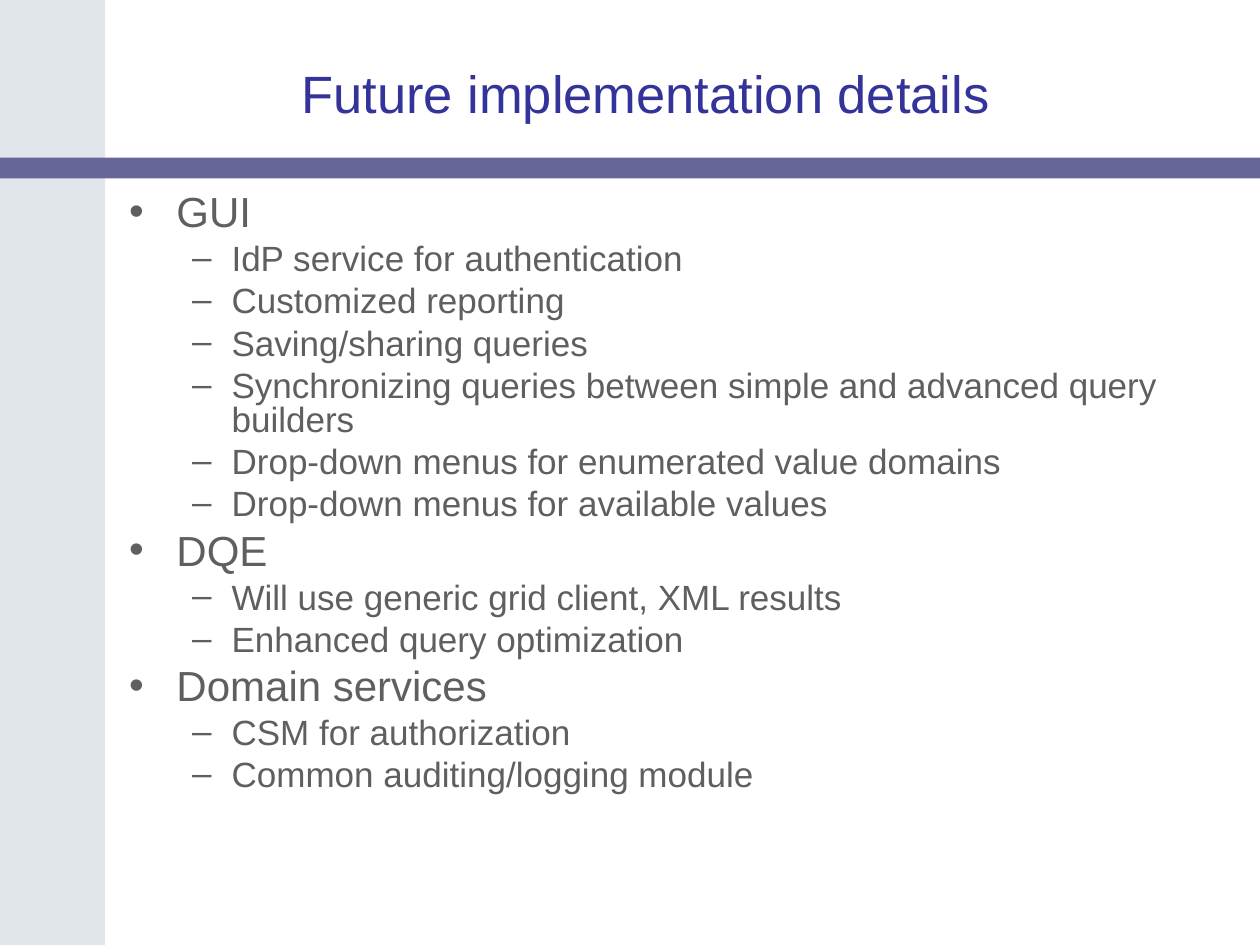
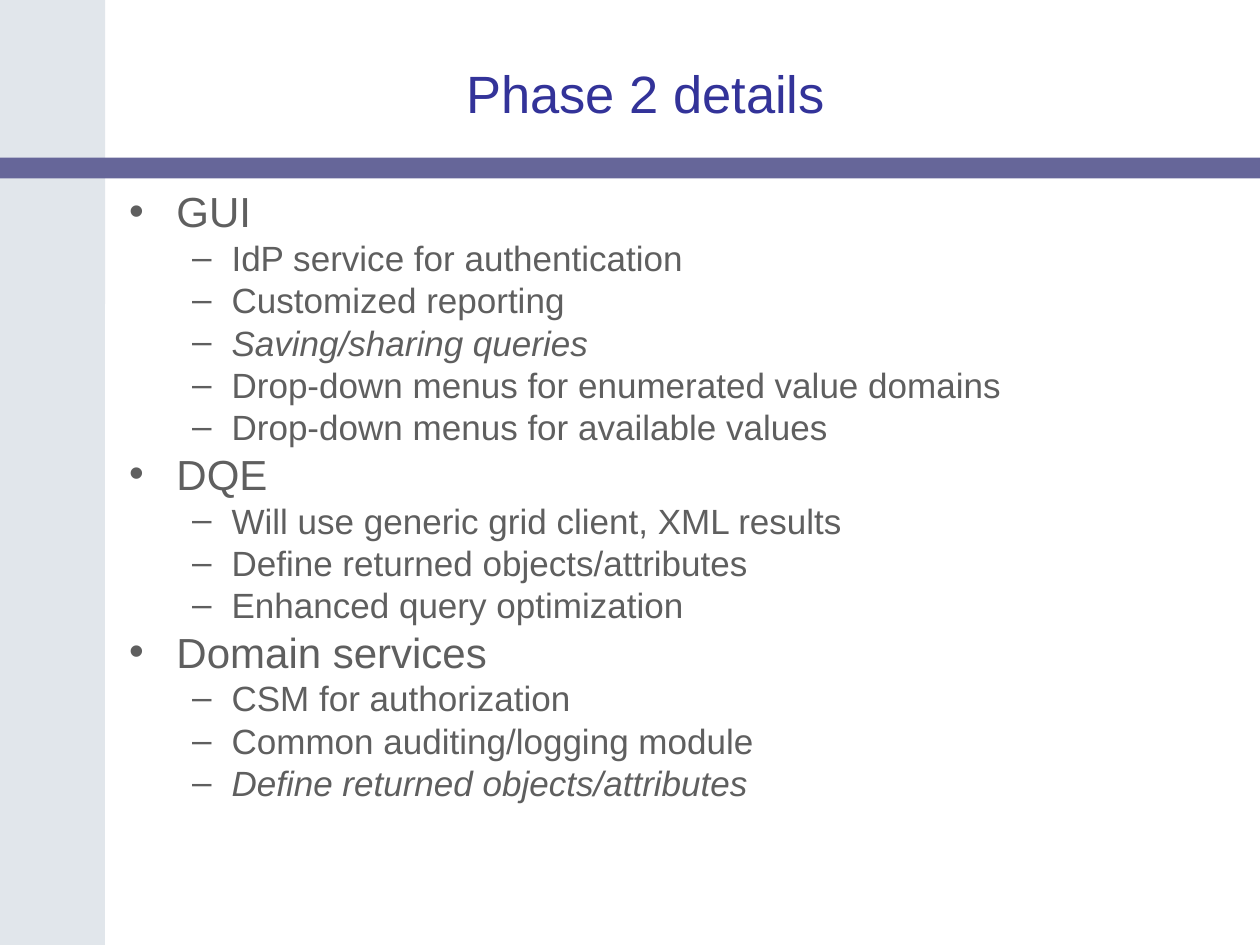
Before and after one commit to NCIP/catrip, a slide deck: slide 7 of catrip/documentation/presentations/silver_review_2006_12_08/catrip_silver_review.ppt (slide 18 before the commit). Drawn at 1260x945 pixels with LibreOffice and Linux fonts; fonts in the diff are those of the drawing; background and template pictures are left out. Boxes give left, top, right and bottom in pixels: in the first picture for what was removed or moved away, otherwise in the second. Text is boxed around its words. In the diff, an @@ line names an element or a change of style, - is before the commit and + after.

```diff
--- a/catrip/documentation/presentations/silver_review_2006_12_08/catrip_silver_review.ppt
+++ b/catrip/documentation/presentations/silver_review_2006_12_08/catrip_silver_review.ppt
@@ title at bbox=[466, 75, 825, 114]: text changed @@
-Future implementation details
+Phase 2 details
@@ text at bbox=[232, 330, 588, 362]: italic on in "Saving/sharing queries" @@
@@ text at bbox=[232, 372, 1157, 433]: paragraph removed @@
-  – Synchronizing queries between simple and advanced query builders
@@ text at bbox=[232, 550, 748, 583]: paragraph added @@
+  – Define returned objects/attributes
@@ text at bbox=[232, 770, 748, 803]: paragraph added @@
+  – Define returned objects/attributes
```
Also in this commit, not shown: 5 other slides changed, 21 slides added, 16 slides removed.
